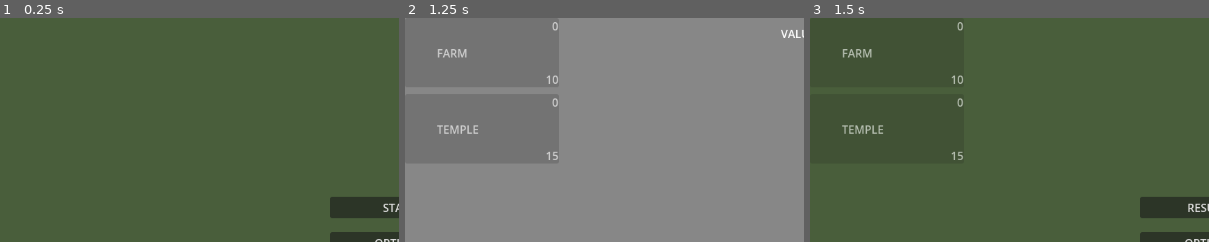
Above: before the commit, frames 1-3 (left to right).
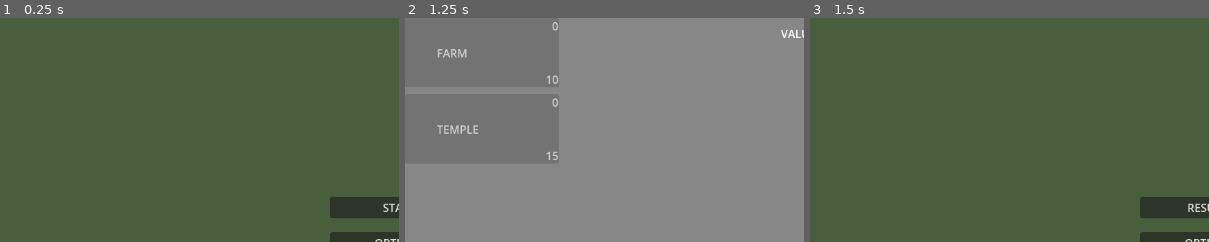
Above: after the commit, the same moments.

Repository: kakraatz/clicker-game
Game: Godot game, scene res://scenes/menu.tscn
Two runs of this game, one before a commit and one after it. Both use one fixed random seed, a clock stepped at 60 frames per second and the inputs below.
Inputs:
- Up to frame 1 (0.25 s): no input
- Up to frame 2 (1.25 s): click "START" at 0.5 s
- Up to frame 3 (1.5 s): click "MENU" at 1.25 s
The pictures show only the part of the screen within x 0-50%, y 0-50%; the shares and areas given below are measured in that part.

Frames 1-2 are identical in both runs. In frame 3, 0.6% of the frame differs, in the area x 8-39%, y 1-64%.

Commit message:
Fixed building buttons appearing over menu

Diff:
--- /dev/null
+++ b/global_scripts/global.gd
@@ -0,0 +1,13 @@
+extends Node
+
+var coinTotal: int = 0
+
+
+# Called when the node enters the scene tree for the first time.
+func _ready() -> void:
+	pass # Replace with function body.
+
+
+# Called every frame. 'delta' is the elapsed time since the previous frame.
+func _process(delta: float) -> void:
+	pass
--- a/scenes/BuildingManger.tscn
+++ b/scenes/BuildingManger.tscn
@@ -5,9 +5,7 @@
 [node name="BuildingManger" type="Node"]
 script = ExtResource("1_5dmtu")
 
-[node name="CanvasLayer" type="CanvasLayer" parent="."]
-
-[node name="Control" type="Control" parent="CanvasLayer"]
+[node name="Control" type="Control" parent="."]
 layout_mode = 3
 anchors_preset = 15
 anchor_right = 1.0
@@ -16,7 +14,7 @@
 grow_horizontal = 2
 grow_vertical = 2
 
-[node name="Panel" type="Panel" parent="CanvasLayer/Control"]
+[node name="Panel" type="Panel" parent="Control"]
 clip_children = 1
 layout_mode = 1
 anchors_preset = 9
@@ -24,7 +22,7 @@
 offset_right = 222.0
 grow_vertical = 2
 
-[node name="ScrollContainer" type="ScrollContainer" parent="CanvasLayer/Control/Panel"]
+[node name="ScrollContainer" type="ScrollContainer" parent="Control/Panel"]
 layout_mode = 1
 anchors_preset = 15
 anchor_right = 1.0
@@ -32,7 +30,7 @@
 grow_horizontal = 2
 grow_vertical = 2
 
-[node name="VBoxContainer" type="VBoxContainer" parent="CanvasLayer/Control/Panel/ScrollContainer"]
+[node name="VBoxContainer" type="VBoxContainer" parent="Control/Panel/ScrollContainer"]
 layout_mode = 2
 size_flags_horizontal = 3
 size_flags_vertical = 3
--- a/scenes/building_manger.gd
+++ b/scenes/building_manger.gd
@@ -1,8 +1,10 @@
 extends Node
 
 @export var currentBuildings: Array[Building]
+signal toggleVisibilitySignal
 
-@onready var vboxContainer = $CanvasLayer/Control/Panel/ScrollContainer/VBoxContainer
+@onready var vboxContainer = $Control/Panel/ScrollContainer/VBoxContainer
+@onready var control = $Control
 
 var totalsResource: TotalsResourceTemplate = preload("res://resources/totals/totals_resource.tres")
 var buildingButtonScene: PackedScene = preload("res://scenes/buildingbutton.tscn")
@@ -16,6 +18,7 @@
 
 # Called when the node enters the scene tree for the first time.
 func _ready() -> void:
+	toggleVisibilitySignal.connect(toggleVisibility)
 	#Creates building buttons for each building that is passed in
 	if (currentBuildings):
 		for building in currentBuildings:
@@ -45,3 +48,15 @@
 		vboxContainer.add_child(buildingButton)
 		buildingButton.update()
 		buildingButtons.append(buildingButton)
+	else:
+		printerr('Missing vboxContainer')
+
+func toggleVisibility():
+	print('gerer')
+	if control:
+		if control.visible:
+			control.visible = false
+		else:
+			control.visible = true
+	else:
+		printerr('No control')
--- a/scenes/game.gd
+++ b/scenes/game.gd
@@ -4,12 +4,14 @@
 @onready var gameControlNode: Control = $"."
 @onready var goldValueLabel: Label = $ValueControl/Current_Value_Label
 @onready var menuScene: PackedScene = preload("res://scenes/menu.tscn")
+@onready var buildingManagerNode: Node = $BuildingManger
 
 var flat_multiplier = 1.32
 var totalsResource: TotalsResourceTemplate = preload("res://resources/totals/totals_resource.tres")
 
 # Called when the node enters the scene tree for the first time.
 func _ready() -> void:
+	buildingManagerNode.connect("toggleVisibilitySignal", Callable(buildingManagerNode ,"toggleVisibilitySignal"))
 	cycle_interval.timeout.connect(run_tick)
 
 # Called every frame. 'delta' is the elapsed time since the previous frame.
@@ -29,10 +31,20 @@
 	var currentTickIncrementAmount = totalsResource.currentTickIncrementValue
 	totalsResource.current_value = current_value + totalsResource.currentTickIncrementValue
 
-func _on_menu_button_pressed() -> void:
+func toggleBuildingUIVisability() -> void:
 	if gameControlNode:
+		buildingManagerNode.emit_signal("toggleVisibilitySignal")
 		var menu = menuScene.instantiate()
 		menu.gameStarted = true
 		gameControlNode.add_child(menu)
 	else:
 		print('no node')
+
+func _on_menu_button_pressed() -> void:
+	if gameControlNode:
+		toggleBuildingUIVisability()
+		var menu = menuScene.instantiate()
+		menu.gameStarted = true
+		gameControlNode.add_child(menu)
+	else:
+		print('no node')
--- a/scenes/game.tscn
+++ b/scenes/game.tscn
@@ -15,6 +15,9 @@
 grow_vertical = 2
 script = ExtResource("1_uwrxv")
 
+[node name="BuildingManger" parent="." instance=ExtResource("2_yqjtg")]
+currentBuildings = Array[ExtResource("3_lbhrr")]([ExtResource("4_lbhrr"), ExtResource("5_iywne")])
+
 [node name="ColorRect" type="ColorRect" parent="."]
 layout_mode = 1
 anchors_preset = 15
@@ -26,9 +29,6 @@
 
 [node name="Cycle_Interval" type="Timer" parent="."]
 autostart = true
-
-[node name="BuildingManger" parent="." instance=ExtResource("2_yqjtg")]
-currentBuildings = Array[ExtResource("3_lbhrr")]([ExtResource("4_lbhrr"), ExtResource("5_iywne")])
 
 [node name="MenuControl" type="Control" parent="."]
 custom_minimum_size = Vector2(220, 100)
@@ -109,5 +109,6 @@
 grow_vertical = 2
 horizontal_alignment = 1
 
+[connection signal="toggleVisibilitySignal" from="BuildingManger" to="." method="_on_building_manger_toggle_visibility_signal"]
 [connection signal="pressed" from="MenuControl/MenuButton" to="." method="_on_menu_button_pressed"]
 [connection signal="pressed" from="GenerateControl/GenerateButton" to="." method="_on_generate_value_button_pressed"]
Not shown, added: global_scripts/global.gd.uid
